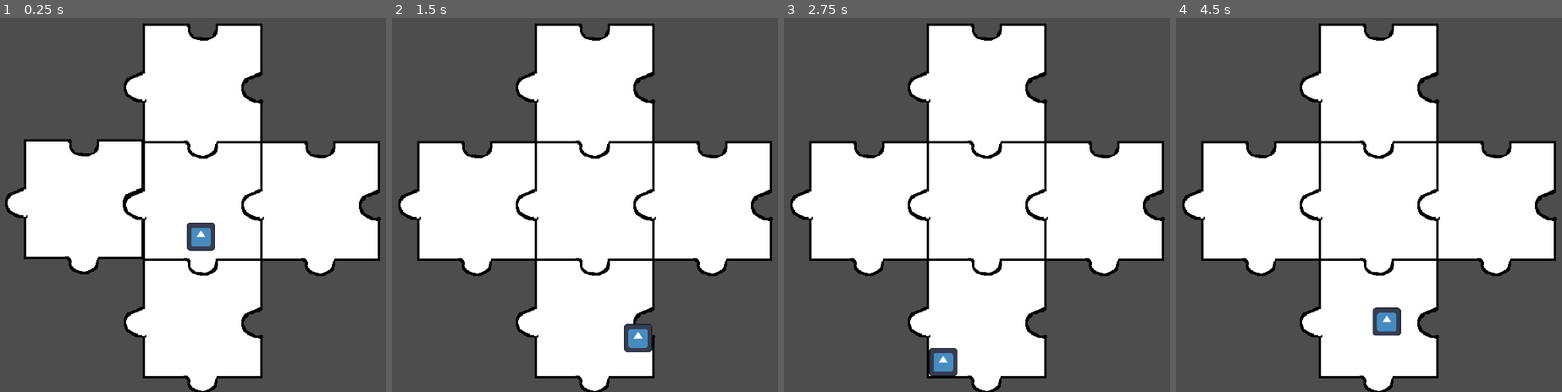
Above: before the commit, frames 1-4 (left to right).
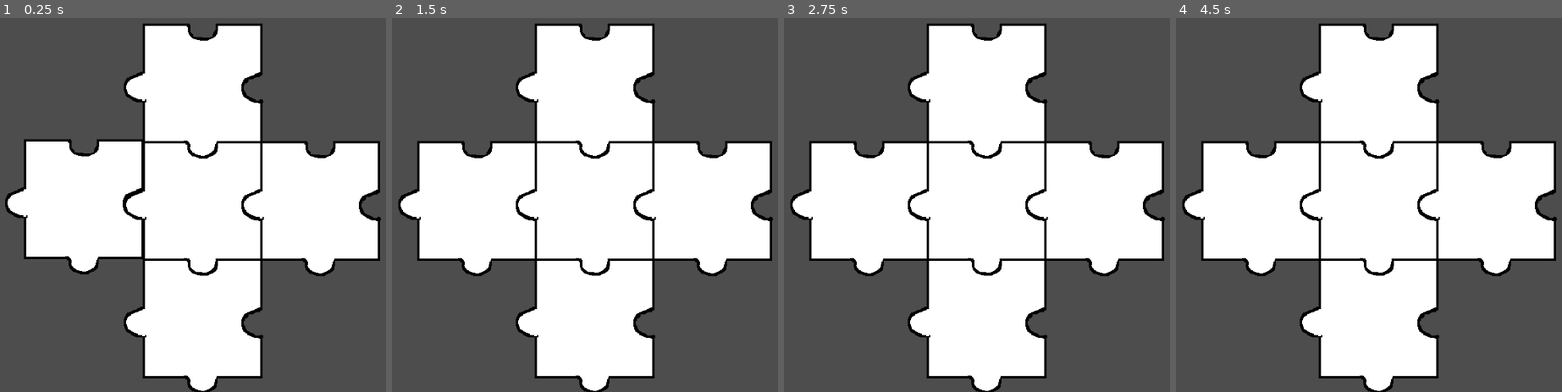
Above: after the commit, the same moments.

Repository: Psonbre/WonderJam2024
Game: Godot game, scene res://Scenes/game.tscn
Same seed, same stepped clock (60 frames per second), same inputs: the game is played once before the commit and once after it. The engine's default icon, where the game draws it, is replaced by a stand-in: a white triangle on a blue panel in a dark square.
Inputs (mouse positions are in pixels of both pictures, inside the frame that each line leads up to):
- Up to frame 1 (0.25 s): no input
- Up to frame 2 (1.5 s): move the mouse to (476, 197) at 0.52 s; hold D (Right) from 0.53 s (still down); click (476, 197) at 0.6 s; tap Space (Jump) at 0.77 s; move the mouse to (596, 201) at 1.27 s; click (596, 201) at 1.35 s
- Up to frame 3 (2.75 s): tap Space (Jump) at 1.52 s; tap Enter at 2 s; move the mouse to (988, 85) at 2.02 s; release D (Right) at 2.03 s; hold A (Left) from 2.03 s (still down); click (988, 85) at 2.1 s
- Up to frame 4 (4.5 s): move the mouse to (1496, 201) at 2.77 s; release A (Left) at 2.78 s; hold D (Right) 2.78-4.28 s; click (1496, 201) at 2.85 s; tap Space (Jump) at 3.02, 3.77, 4.25 s; move the mouse to (1380, 317) at 3.52 s; click (1380, 317) at 3.6 s; move the mouse to (1187, 145) at 4.27 s; hold A (Left) from 4.28 s (still down); click (1187, 145) at 4.35 s

The runs differ from the first frame. In frame 1, 0.6% of the frame differs, in the area x 48-56%, y 54-63%; in frame 2, 0.5%; in frame 3, 0.5%; in frame 4, 0.6%.

Commit message:
layering fix

Diff:
--- a/Scenes/PuzzlePiece.tscn
+++ b/Scenes/PuzzlePiece.tscn
@@ -39,9 +39,11 @@
 script = ExtResource("1_rmpnu")
 
 [node name="CollisionShape2D" type="CollisionShape2D" parent="."]
+visible = false
 shape = SubResource("RectangleShape2D_812v4")
 
 [node name="PuzzlePiece" type="Node2D" parent="."]
+visible = false
 scale = Vector2(10, 10)
 
 [node name="LeftCollider" type="StaticBody2D" parent="PuzzlePiece"]
@@ -120,17 +122,18 @@
 
 [node name="Content" type="Node2D" parent="PuzzlePiece" groups=["PuzzlePieceContent"]]
 
-[node name="Sprite2D" type="Sprite2D" parent="PuzzlePiece"]
-z_index = -1
-scale = Vector2(0.11, 0.11)
-texture = ExtResource("2_4xsa1")
-
 [node name="PuzzlePieceOverlap" type="Area2D" parent="."]
+visible = false
 
 [node name="CollisionShape2D" type="CollisionShape2D" parent="PuzzlePieceOverlap"]
 position = Vector2(-9.5, 10)
 shape = SubResource("RectangleShape2D_wxsww")
 
+[node name="Sprite2D" type="Sprite2D" parent="."]
+z_index = -1
+scale = Vector2(1.1, 1.1)
+texture = ExtResource("2_4xsa1")
+
 [connection signal="body_entered" from="." to="." method="_on_body_entered"]
 [connection signal="body_exited" from="." to="." method="_on_body_exited"]
 [connection signal="mouse_entered" from="." to="." method="_on_mouse_entered"]
--- a/Scenes/game.tscn
+++ b/Scenes/game.tscn
@@ -44,5 +44,5 @@
 bottom_connection_slot = 1
 
 [node name="Player" parent="." instance=ExtResource("2_senh7")]
-z_index = 11
+z_index = 1
 position = Vector2(552, 355)
--- a/Scripts/puzzle_piece.gd
+++ b/Scripts/puzzle_piece.gd
@@ -11,7 +11,6 @@
 @onready var right_bound = $PuzzlePiece/RightBound
 @onready var top_bound = $PuzzlePiece/TopBound
 @onready var bottom_bound = $PuzzlePiece/BottomBound
-@onready var sprite = $PuzzlePiece/Sprite2D
 
 var has_attempted_connection_this_tick := false
 
@@ -67,7 +66,7 @@
 	has_attempted_connection_this_tick = false
 
 func start_dragging():
-	sprite.z_index = 10
+	z_index = 10
 	start_drag_position = position
 	is_dragging = true
 	global_dragging = true
@@ -83,7 +82,7 @@
 		if piece != self : piece.attempt_connection()
 
 func stop_dragging():
-	sprite.z_index = -1
+	z_index = -1
 	is_dragging = false
 	global_dragging = false
 	set_puzzle_piece_collisions_to_foreground(false)
